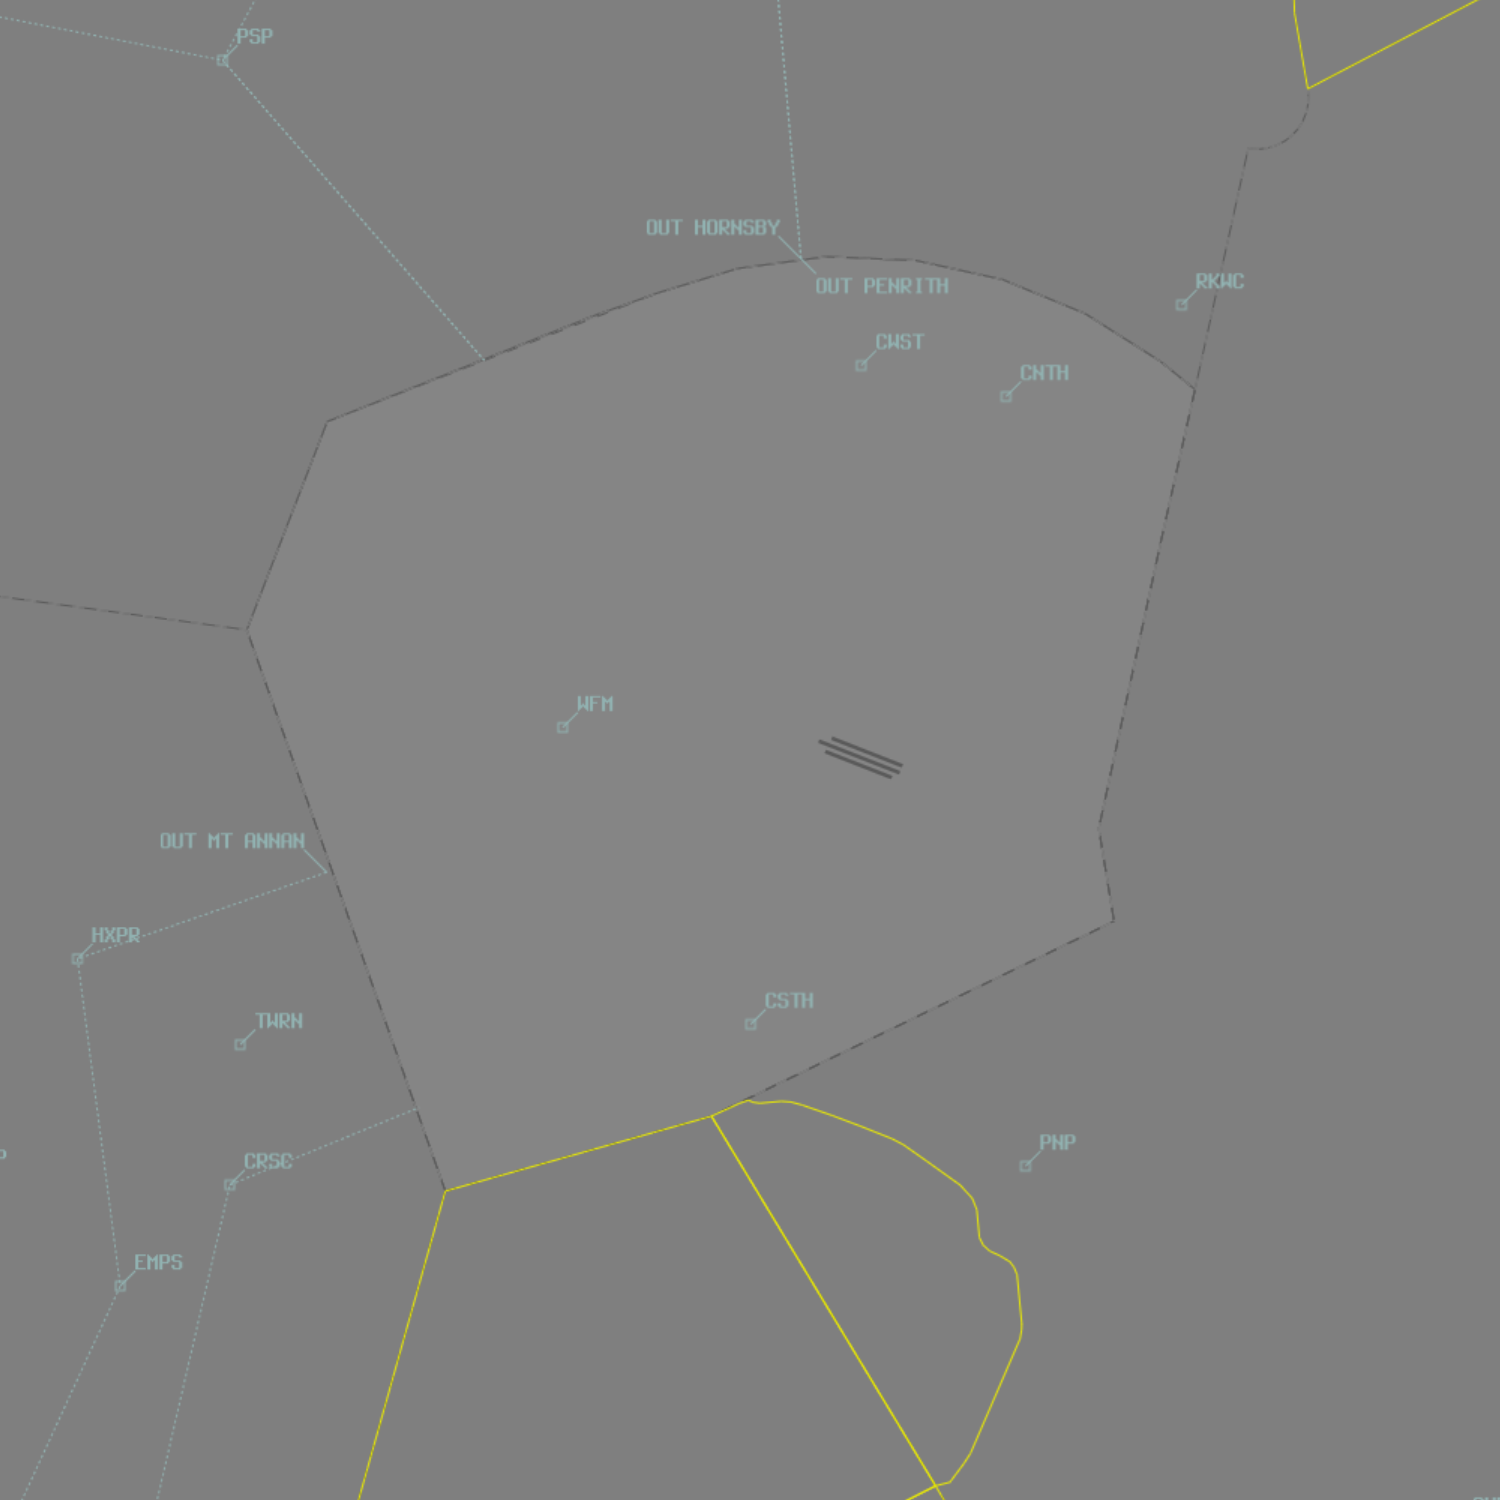
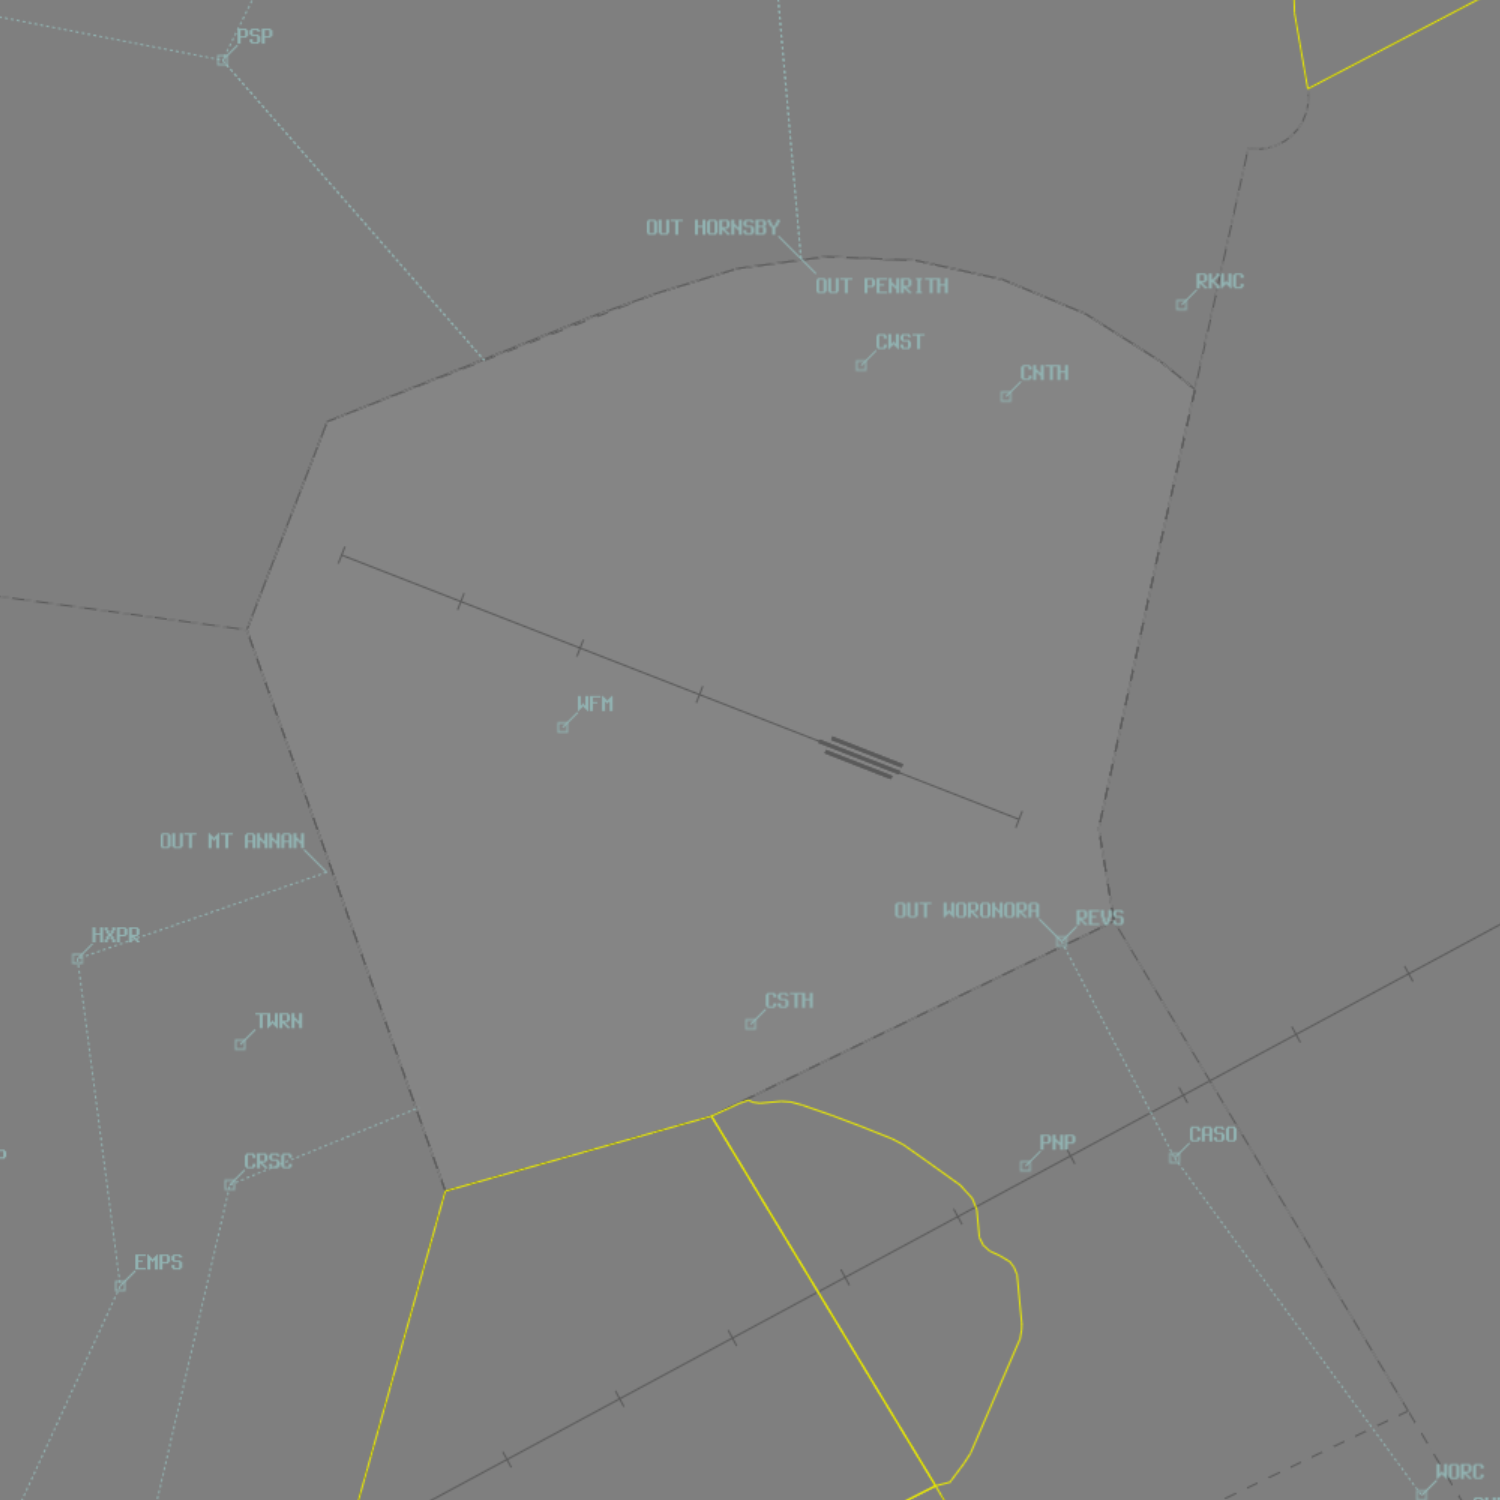
Two versions of the same layered image (1500px x 1500px). Layer-by-layer changes:
renamed "Layer 1" to "Layer 2", painted on it over [221, 0, 1500, 1500]